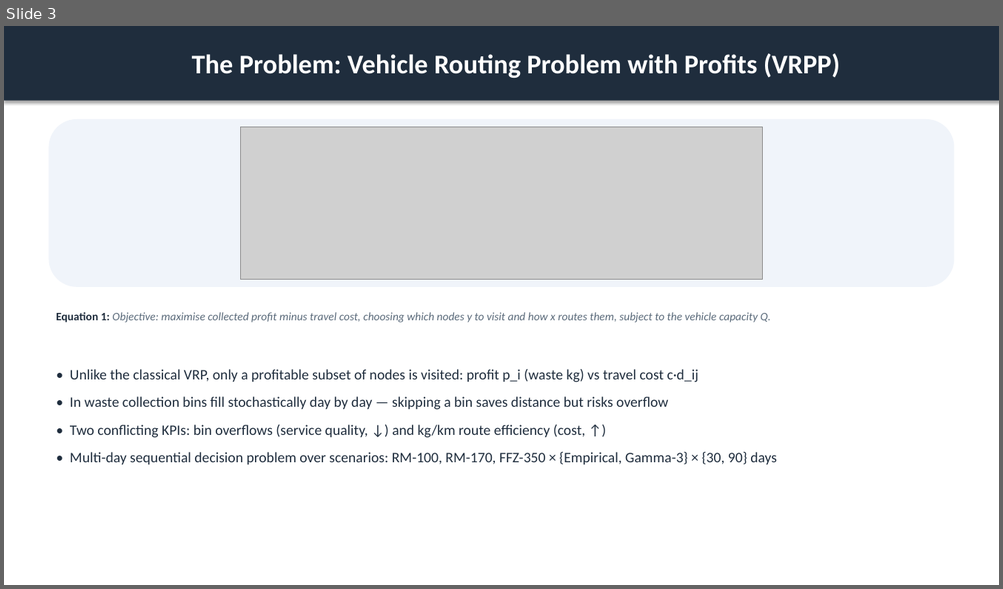
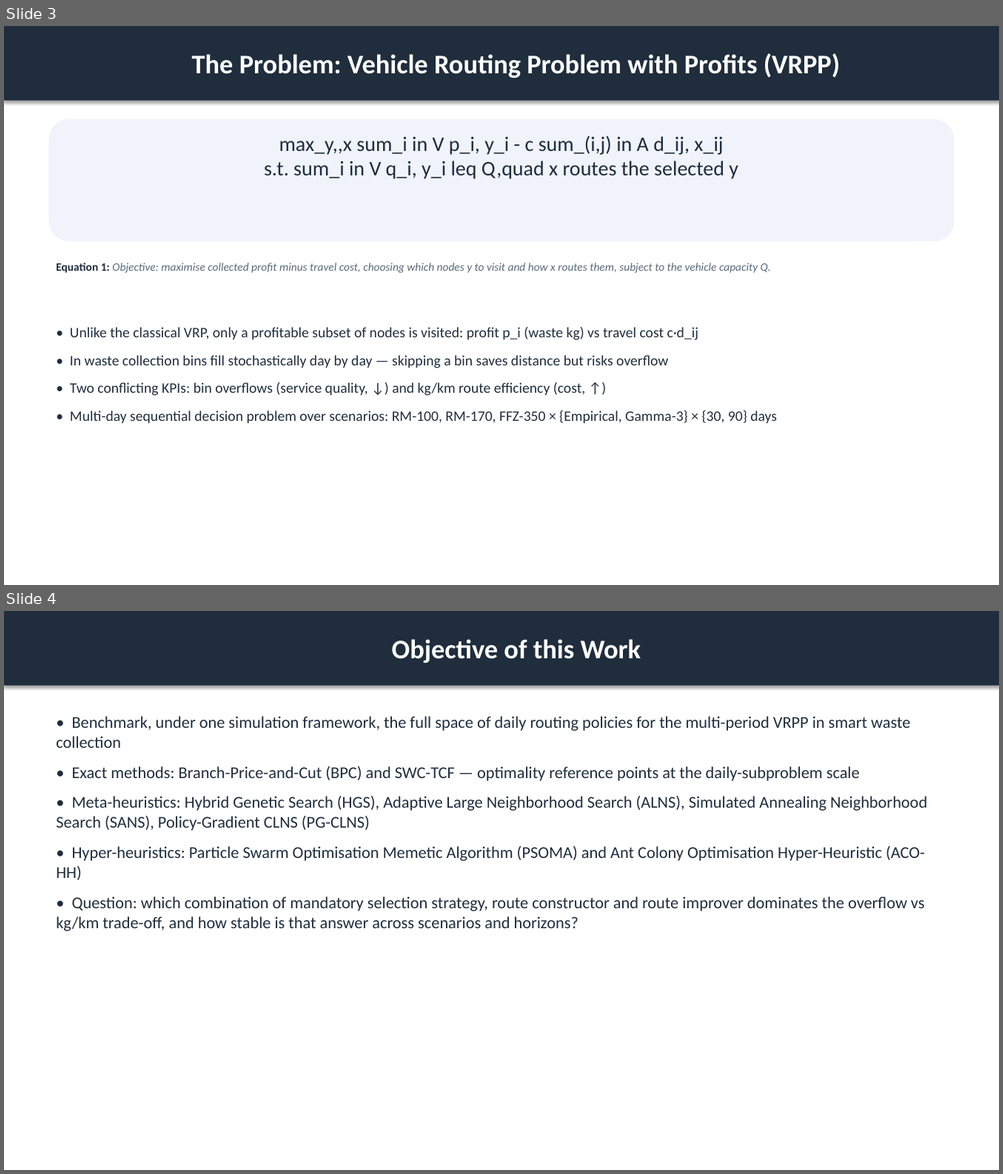
Before and after one commit to ACFHarbinger/WSmartPlus-Route, a slide deck: assets/windows/wsmart_route_results.pptx. Shown one above the other, each under a label of ours: slide 3 before the commit, slides 3 and 4 after it. The pictures are 1003x589 and 1003x1174 pixels, drawn with LibreOffice and Linux fonts; fonts in the diff are those of the drawing; grey boxes stand for pictures. Boxes give left, top, right and bottom in pixels: in the first picture for what was removed or moved away, otherwise in the second. Text is boxed around its words. In the diff, an @@ line names an element or a change of style, - is before the commit and + after.

Commit message:
Updated simulation analysis and presentation gen scripts

```diff
--- a/assets/windows/wsmart_route_results.pptx
+++ b/assets/windows/wsmart_route_results.pptx
@@ slide 4 added at (x1=4, y1=611, x2=999, y2=1170), background #FFFFFF @@
@@ rectangle added at (x1=4, y1=611, x2=999, y2=686), fill #1F2D3D, 26 pt, text #FFFFFF, bold @@
+Objective of this Work
@@ text added at (x1=56, y1=716, x2=927, y2=931), 16 pt, text #1F2D3D @@
+• Benchmark, under one simulation framework, the full space of daily routing policies for the multi-period VRPP in smart waste collection
+• Exact methods: Branch-Price-and-Cut (BPC) and SWC-TCF — optimality reference points at the daily-subproblem scale
+• Meta-heuristics: Hybrid Genetic Search (HGS), Adaptive Large Neighborhood Search (ALNS), Simulated Annealing Neighborhood Search (SANS), Policy-Gradient CLNS (PG-CLNS)
+• Hyper-heuristics: Particle Swarm Optimisation Memetic Algorithm (PSOMA) and Ant Colony Optimisation Hyper-Heuristic (ACO-HH)
+• Question: which combination of mandatory selection strategy, route constructor and route improver dominates the overflow vs kg/km trade-off, and how stable is that answer across scenarios and horizons?
@@ slide 3 changed as well @@
@@ rounded rectangle resized from (x1=48, y1=119, x2=954, y2=287) to (x1=48, y1=119, x2=954, y2=241) @@
@@ picture removed at (x1=241, y1=127, x2=762, y2=280) @@
@@ text added at (x1=264, y1=136, x2=738, y2=179), 20 pt, text #1F2D3D @@
+max_y,,x sum_i in V p_i, y_i - c sum_(i,j) in A d_ij, x_ij
+s.t. sum_i in V q_i, y_i leq Q,quad x routes the selected y
@@ text "Equation 1: Objective: maximise collected ..." moved from (x1=56, y1=312, x2=771, y2=323) to (x1=56, y1=263, x2=771, y2=273) @@
@@ text "• Unlike the classical VRP, ..." moved from (x1=70, y1=369, x2=777, y2=465) to (x1=70, y1=327, x2=777, y2=423) @@
```
Also in this commit, not shown: 14 other slides changed, 4 other slides added, 4 slides removed, 46 other files.
